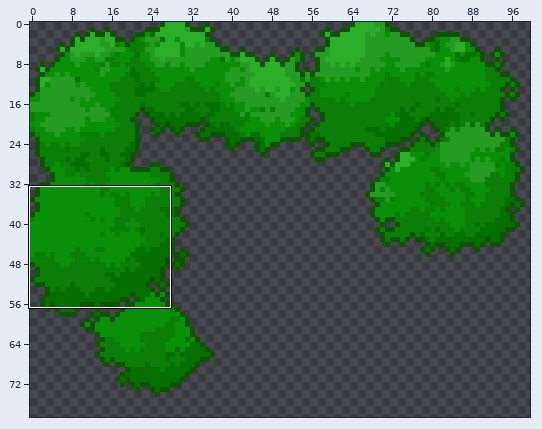
File history of a pixel-art file, Assets/Arts/Plant/Plant/Spring/BigTree_04/BigTreeTop_04.aseprite. The first picture is a wide view before the edit; the outline marks the close-up.
Close-up. Old version:
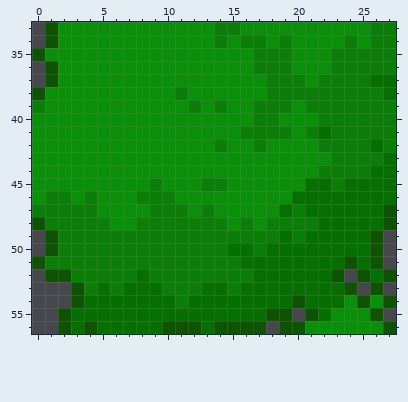
100x100 pixels, 1 frame. Shown: x 0..27, y 33..56. The wide view leaves out empty margins.
The same view after the edit:
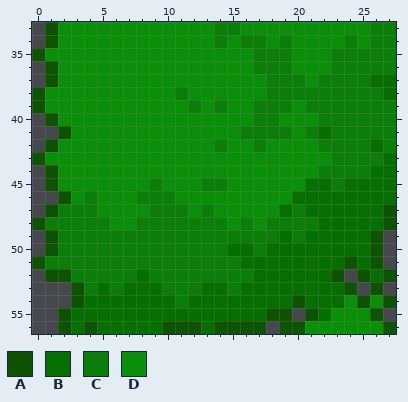
Palette (. is transparent): A #0d5302  B #056f00  C #0a7e07  D #0a8f08
Change:
{"where": "layer \"BigTreeTop\""}
{"y":39,"x":0,"old":"C","new":"A"}
{"y":40,"x":0,"old":"DD","new":".A"}
{"y":41,"x":0,"old":"DDD","new":"..A"}
{"y":42,"x":0,"old":"DD","new":".A"}
{"y":43,"x":0,"old":"D","new":"A"}
{"y":44,"x":0,"old":"DD","new":".A"}
{"y":45,"x":0,"old":"DD","new":".A"}
{"y":46,"x":0,"old":"DCC","new":"..A"}
{"y":47,"x":0,"old":"CC","new":".A"}
{"label":"changed","picture_box":[32,100,71,217]}
